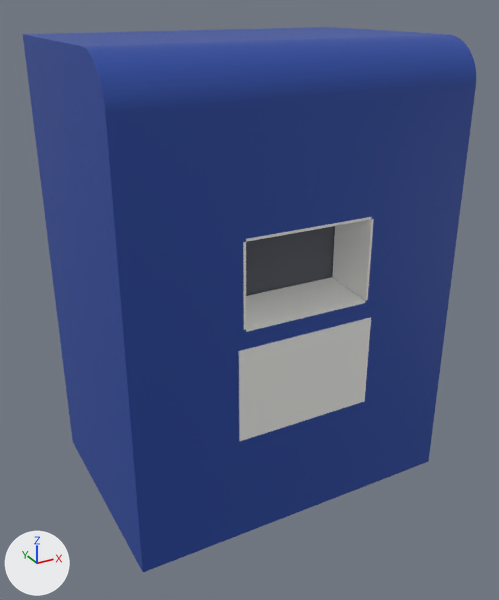
What one commit did to the Blender file tools/models/single-slot-return.blend.
One viewpoint serves both versions: a camera (50 mm lens) standing at (-2.5, -4.02, 4.15) and looking at (-0.03, 0.48, 1.9). Lighting does not change. The marker at lower left points along +X, +Y and +Z. The older version comes first.

In view in the first picture: 'Lower label plate', 'Rear light baffle', 'Right throat wall', 'Rounded laminate saddle', 'Throat floor' and 2 more.
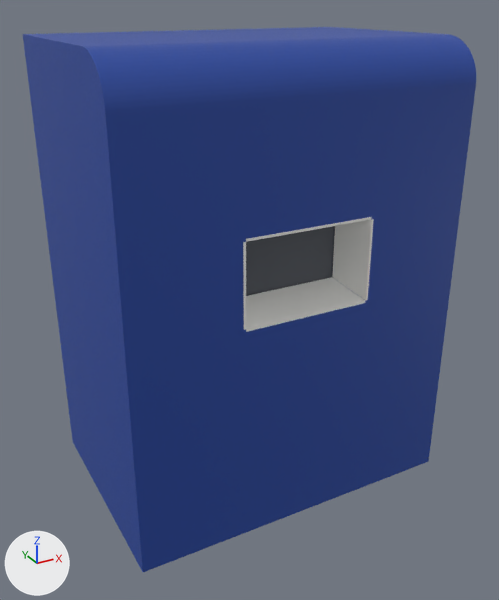
Pixel boxes [x1, y1, x2, y2] of what changed, in the pictures (499 x 600 px):
'Lower label plate', deleted: before [238, 317, 371, 441]

Edits to the bpy script that builds the scene:
```text
Remove ob_lower_label_plate:
    ob_lower_label_plate = bpy.data.objects.new('Lower label plate', me_lower_label_plate)
    ob_lower_label_plate.location = (0.0, 0.0, 0.0)
```
